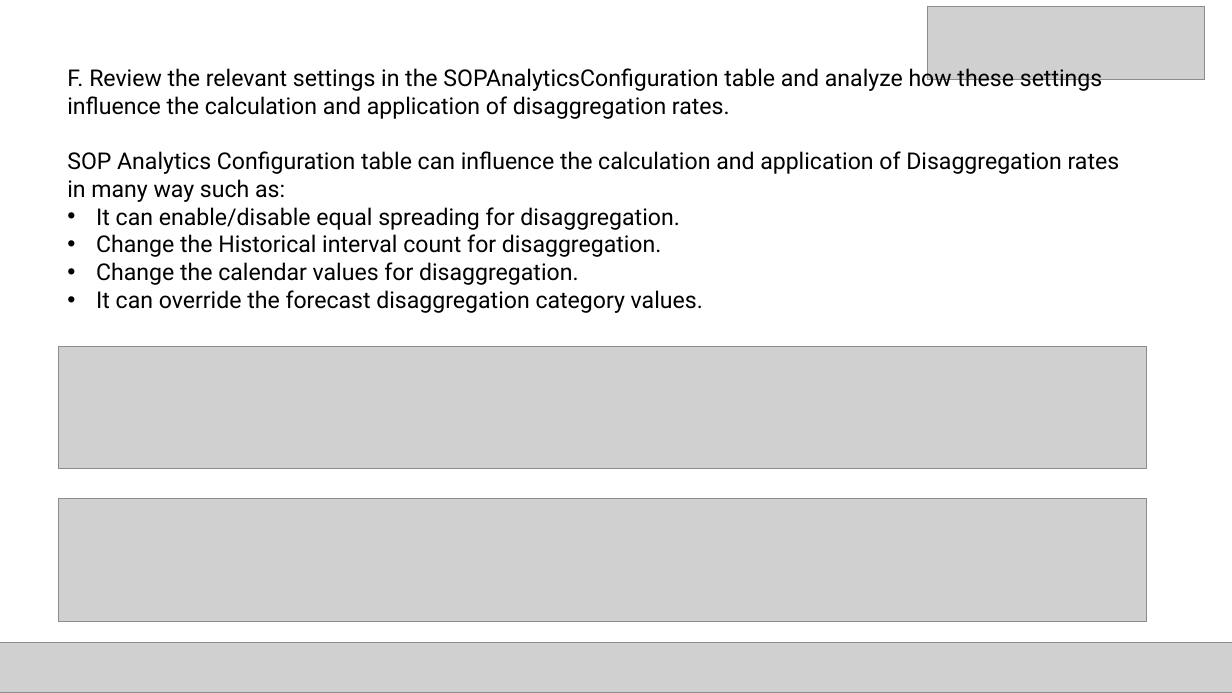
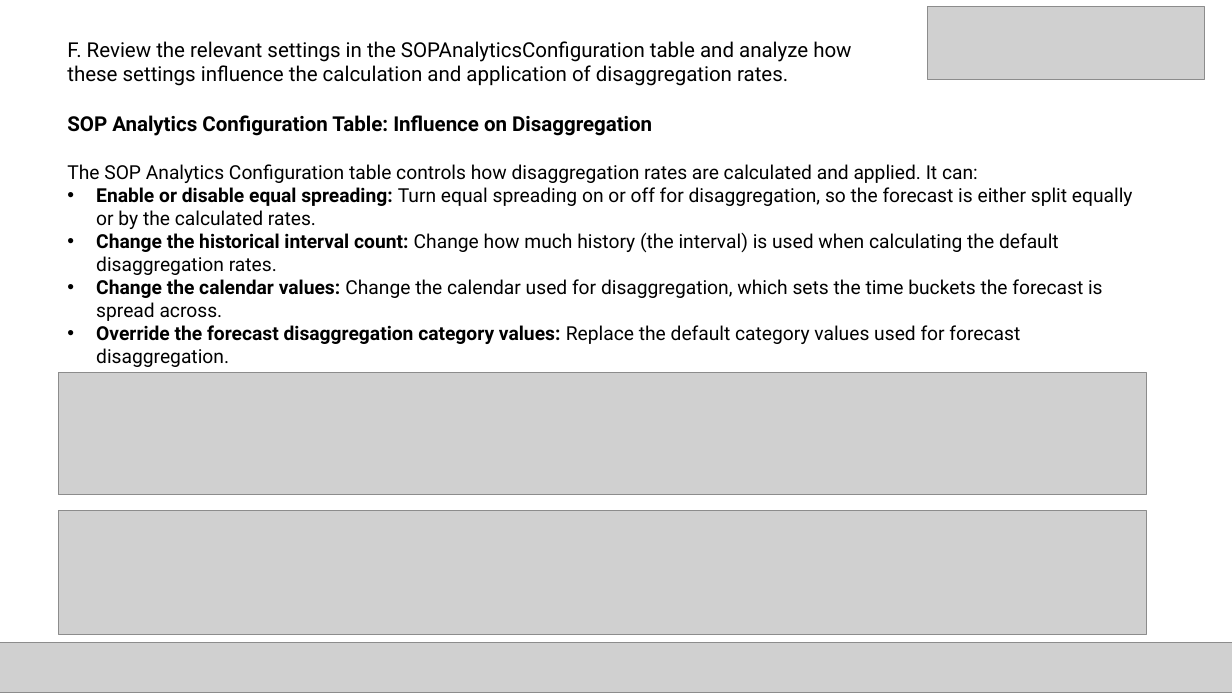
Before and after one commit to anushkundu/AI-business-report-generator, a slide deck: slide 59 of DP1 (2).pptx (slide 51 before the commit). Drawn at 1232x693 pixels with LibreOffice and Linux fonts; fonts in the diff are those of the drawing; grey boxes stand for pictures. Boxes give left, top, right and bottom in pixels: in the first picture for what was removed or moved away, otherwise in the second. Text is boxed around its words. In the diff, an @@ line names an element or a change of style, - is before the commit and + after.

```diff
--- a/DP1 (2).pptx
+++ b/DP1 (2).pptx
@@ text at <box>67,41,1133,367</box>: text changed; size 18 to 15 pt @@
-F. Review the relevant settings in the SOPAnalyticsConfiguration table and analyze how these settings influence the calculation and application of disaggregation rates.
-SOP Analytics Configuration table can influence the calculation and application of Disaggregation rates in many way such as:
-• It can enable/disable equal spreading for disaggregation.
-• Change the Historical interval count for disaggregation.
-• Change the calendar values for disaggregation.
-• It can override the forecast disaggregation category values.
+F. Review the relevant settings in the SOPAnalyticsConfiguration table and analyze how
+these settings influence the calculation and application of disaggregation rates.
+SOP Analytics Configuration Table: Influence on Disaggregation
+The SOP Analytics Configuration table controls how disaggregation rates are calculated and applied. It can:
+• Enable or disable equal spreading: Turn equal spreading on or off for disaggregation, so the forecast is either split equally or by the calculated rates.
+• Change the historical interval count: Change how much history (the interval) is used when calculating the default disaggregation rates.
+• Change the calendar values: Change the calendar used for disaggregation, which sets the time buckets the forecast is spread across.
+• Override the forecast disaggregation category values: Replace the default category values used for forecast disaggregation.
@@ picture: place and size @@
-picture at <box>58,347,1147,469</box>
+picture at <box>58,372,1147,494</box>
@@ picture: place and size @@
-picture at <box>58,498,1147,622</box>
+picture at <box>58,511,1147,635</box>
```
Also in this commit, not shown: 28 other slides changed, 10 slides added, 3 slides removed.
